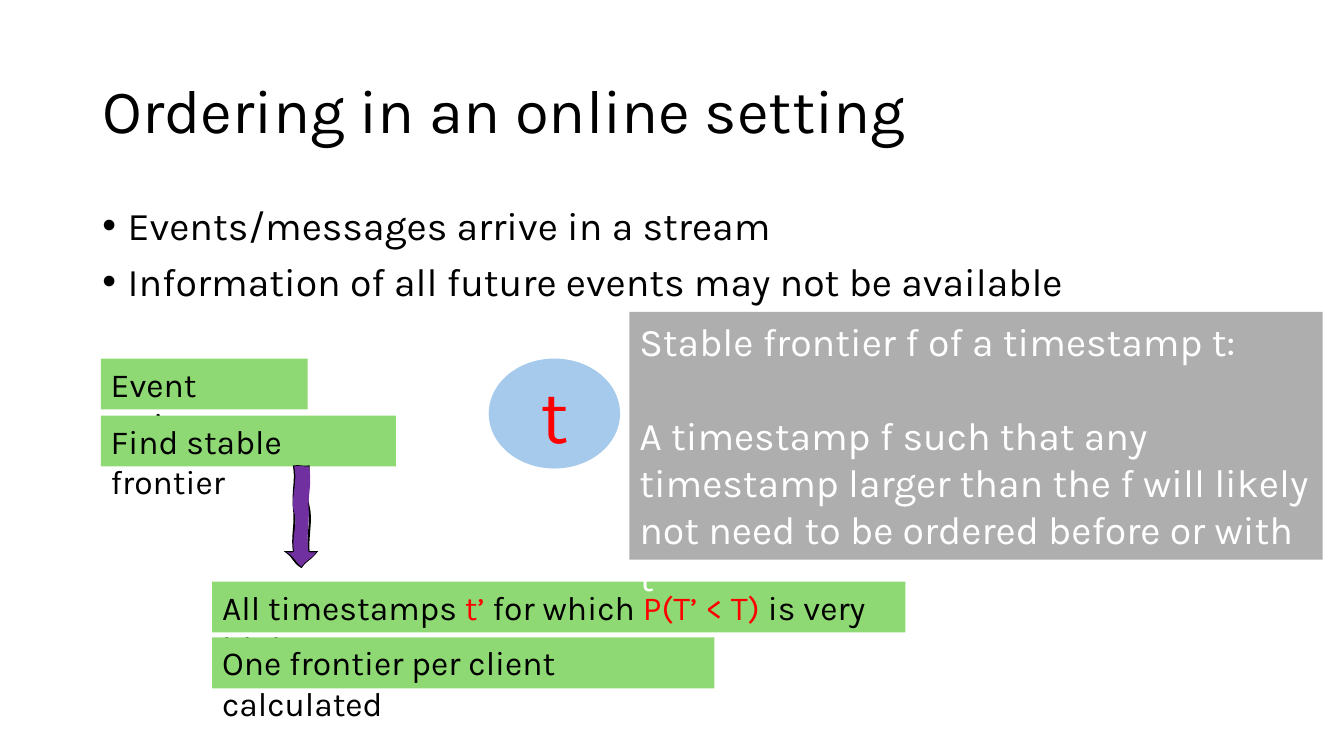
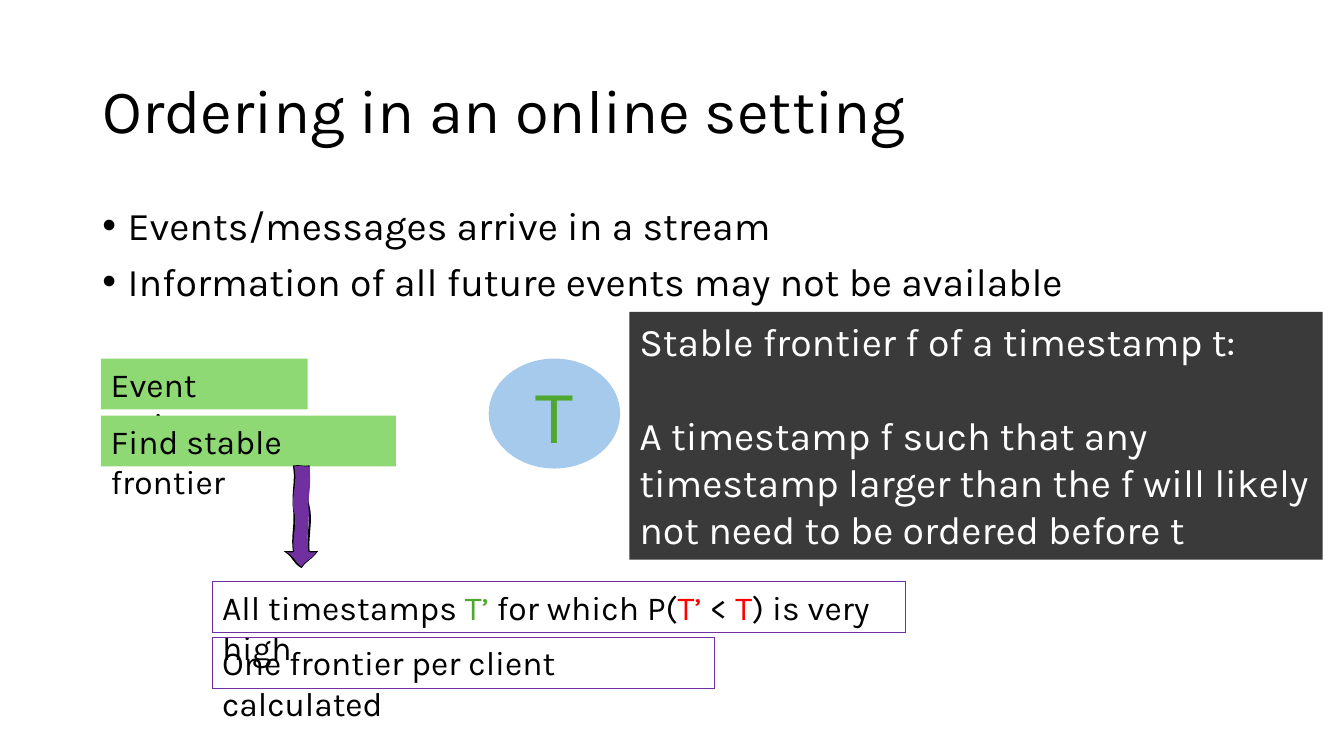
Before and after one commit to HaseebLUMS/Onyx-Presentation, a slide deck: slide 152 of thesis-latency-fairness.pptx. Drawn at 1344x756 pixels with LibreOffice and Linux fonts; fonts in the diff are those of the drawing. Boxes give left, top, right and bottom in pixels: in the first picture for what was removed or moved away, otherwise in the second. Text is boxed around its words. In the diff, an @@ line names an element or a change of style, - is before the commit and + after.

Commit message:
updated presentation

```diff
--- a/thesis-latency-fairness.pptx
+++ b/thesis-latency-fairness.pptx
@@ rectangle "Stable frontier f of a ..." at <box>629,312,1323,560</box>: fill #AEAEAE to #3A3A3A @@
@@ text in rectangle at <box>639,329,1308,545</box>: text changed @@
-Stable frontier f of a timestamp t:
-A timestamp f such that any timestamp larger than the f will likely not need to be ordered before or with t
+Stable frontier f of a timestamp t:
+A timestamp f such that any timestamp larger than the f will likely not need to be ordered before t
@@ text in ellipse at <box>535,395,573,443</box>: text changed; text colour #FF0000 to #4EA72E @@
-t
+T
@@ rectangle "All timestamps T’ for which ..." at <box>212,582,905,632</box>: fill #8ED973 to none; outline none to #7030A0 0.75 pt @@
@@ text in rectangle at <box>222,595,870,629</box>: text changed @@
-All timestamps t’ for which P(T’ < T) is very high
+All timestamps T’ for which P(T’ < T) is very high
@@ rectangle "One frontier per client calculated" at <box>212,637,714,688</box>: fill #8ED973 to none; outline none to #7030A0 0.75 pt @@
```
Also in this commit, not shown: 2 other slides changed, 1 slide removed.
